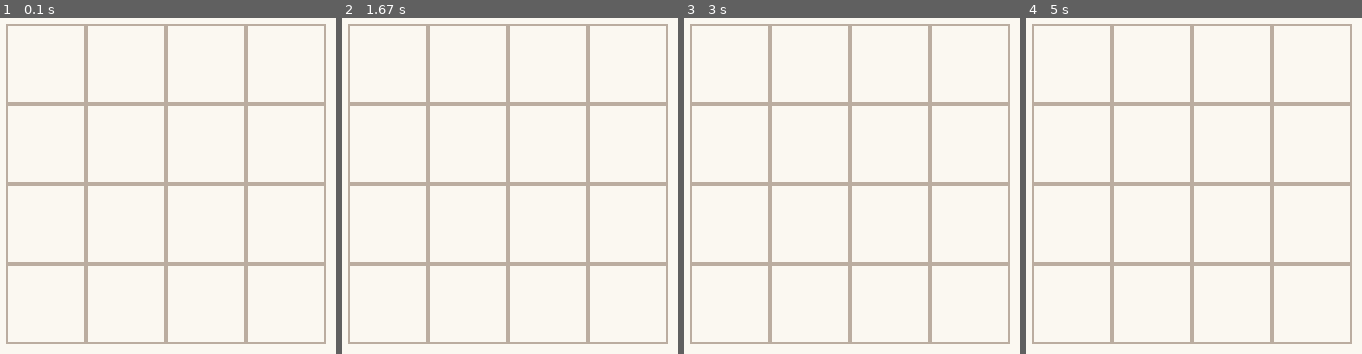
Above: before the commit, frames 1-4 (left to right).
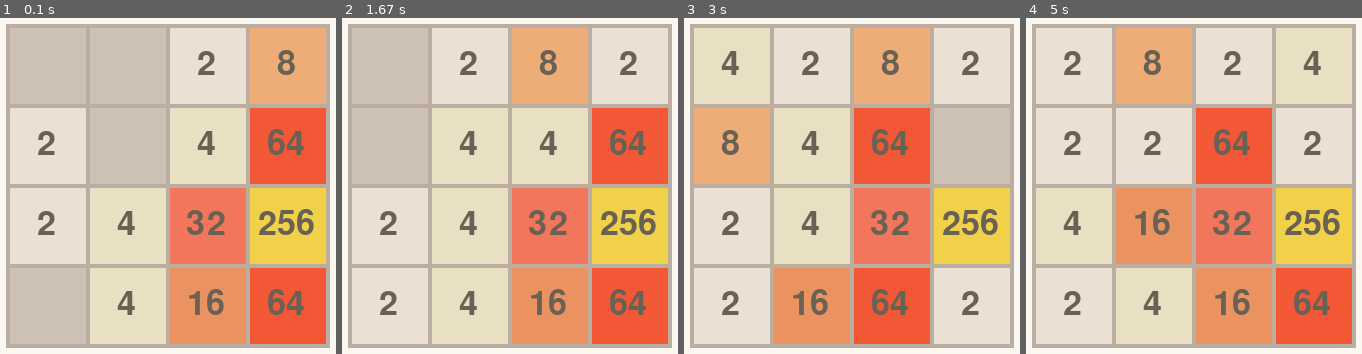
Above: after the commit, the same moments.

Repository: Pixelaze/PyGame2048
Game: pygame game, started from GUI.py
Same seed, same stepped clock (60 frames per second), same inputs: the game is played once before the commit and once after it.
Inputs:
- Up to frame 1 (0.1 s): no input
- Up to frame 2 (1.67 s): hold A 0.33-0.8 s; hold Right 0.33-0.8 s; tap Enter at 0.83 s; hold Right 1.17-1.63 s
- Up to frame 3 (3 s): hold Up 1.67-1.97 s; hold Right 2-2.47 s; hold Left from 2.5 s (still down)
- Up to frame 4 (5 s): release Left at 3.03 s; hold Down 3.07-3.37 s; hold Left 3.4-3.8 s; hold Up 3.83-4.2 s; hold Right 4.23-4.87 s; hold Down from 4.9 s (still down)

The runs differ from the first frame. In frame 1, 87% of the frame differs, in the area x 1-99%, y 1-99%; in frame 2, 88%; in frame 3, 88%; in frame 4, 88%.

Commit message:
Added displaying of game, and some design (that is cool!)

Diff:
--- a/GUI.py
+++ b/GUI.py
@@ -32,14 +32,44 @@
     def get_field(self):
         return self.field
 
+    def set_text(self, screen, value, cords):
+        font_color = pygame.Color('#696153')
+        font = pygame.font.Font(None, 50)
+        text = font.render(str(value), True, font_color)
+        width_text = text.get_width() // 2
+        height_text = text.get_height() // 2
+        cords = cords[0] - width_text, cords[1] - height_text
+        screen.blit(text, cords)
+
     def render(self, screen):
+        # For each color there are unique color
+        color_values = {
+            2: '#eae0d4',
+            4: '#e9dfc3',
+            8: '#eead77',
+            16: '#ea9260',
+            32: '#f2765b',
+            64: '#f25836',
+            128: '#e6cc6c',
+            256: '#f1d14a',
+            512: '#efc451',
+            1024: '#ecc43f',
+            2048: '#eec22e',
+        }
         for i in range(self.width):
             for j in range(self.height):
-                pygame.draw.rect(screen, '#bbada0', (
-                    (self.left + i * self.cell_size, self.top + j * self.cell_size), (self.cell_size, self.cell_size)),
-                                 2)
-                #print(self.field.field[i][j])  # EXAMPLE: this returns the cell value
-                                                # None should be 0
+                cell_value = self.field.field[j][i]
+                cords = [self.left + i * self.cell_size, self.top + j * self.cell_size]
+                w, h = (self.cell_size, self.cell_size)
+                if cell_value:
+                    cell_color = color_values[cell_value]
+                else:
+                    cell_color = '#cdc1b5'
+                pygame.draw.rect(screen, cell_color, (cords, (w, h)))
+                pygame.draw.rect(screen, '#bbada0', (cords, (w + 4, h + 4)), 4)
+                if cell_value:
+                    x1, y1 = cords[0] + self.cell_size // 2, cords[1] + self.cell_size // 2
+                    self.set_text(screen, cell_value, (x1, y1))
 
 
 pygame.init()
@@ -63,7 +93,6 @@
         new_field = GameField()
         board.load_field(new_field)
 
-
     for event in pygame.event.get():
         if event.type == pygame.QUIT:
             running = False
@@ -79,7 +108,7 @@
             if key == pygame.K_RIGHT or key == pygame.K_d:
                 direction = Directions.RIGHT
             if direction is None:
-                pass # TODO: you cannot move like that message
+                pass  # TODO: you cannot move like that message
             else:
                 is_changed = board.get_field().make_move(direction)
                 if not is_changed:
--- a/data.csv
+++ b/data.csv
@@ -1,4 +1,4 @@
-2;8;2;4
-8;2;4;2
-2;32;16;8
-0;2;8;2
+0;0;2;8
+2;0;4;64
+2;4;32;256
+0;4;16;64
